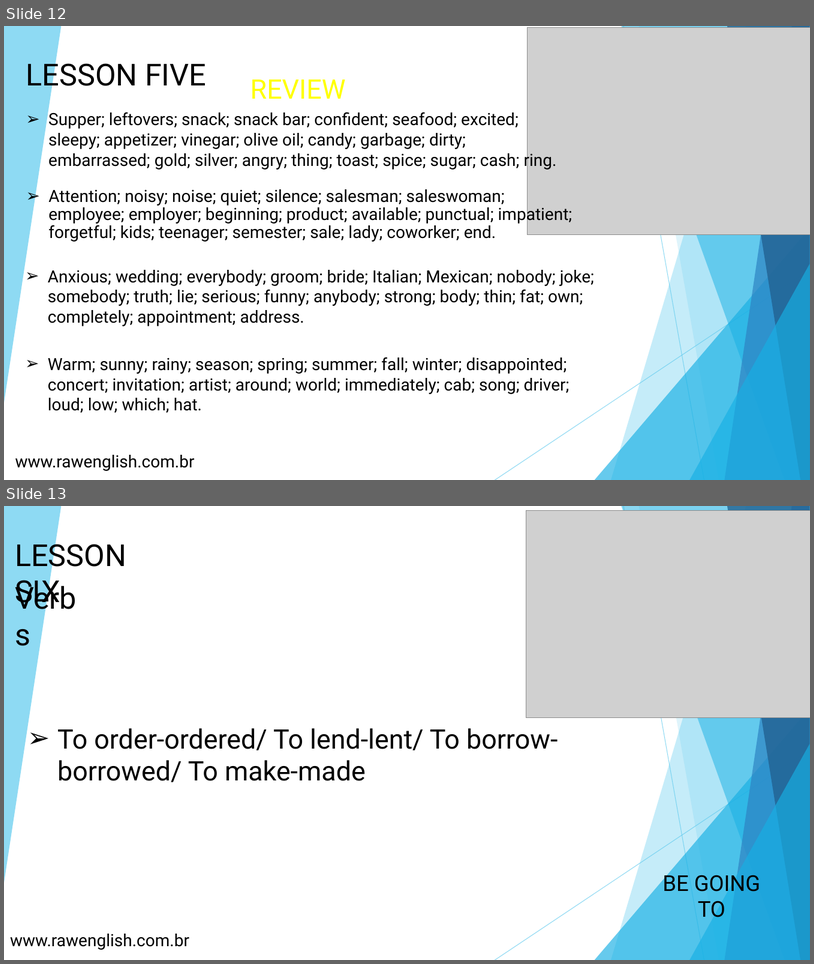
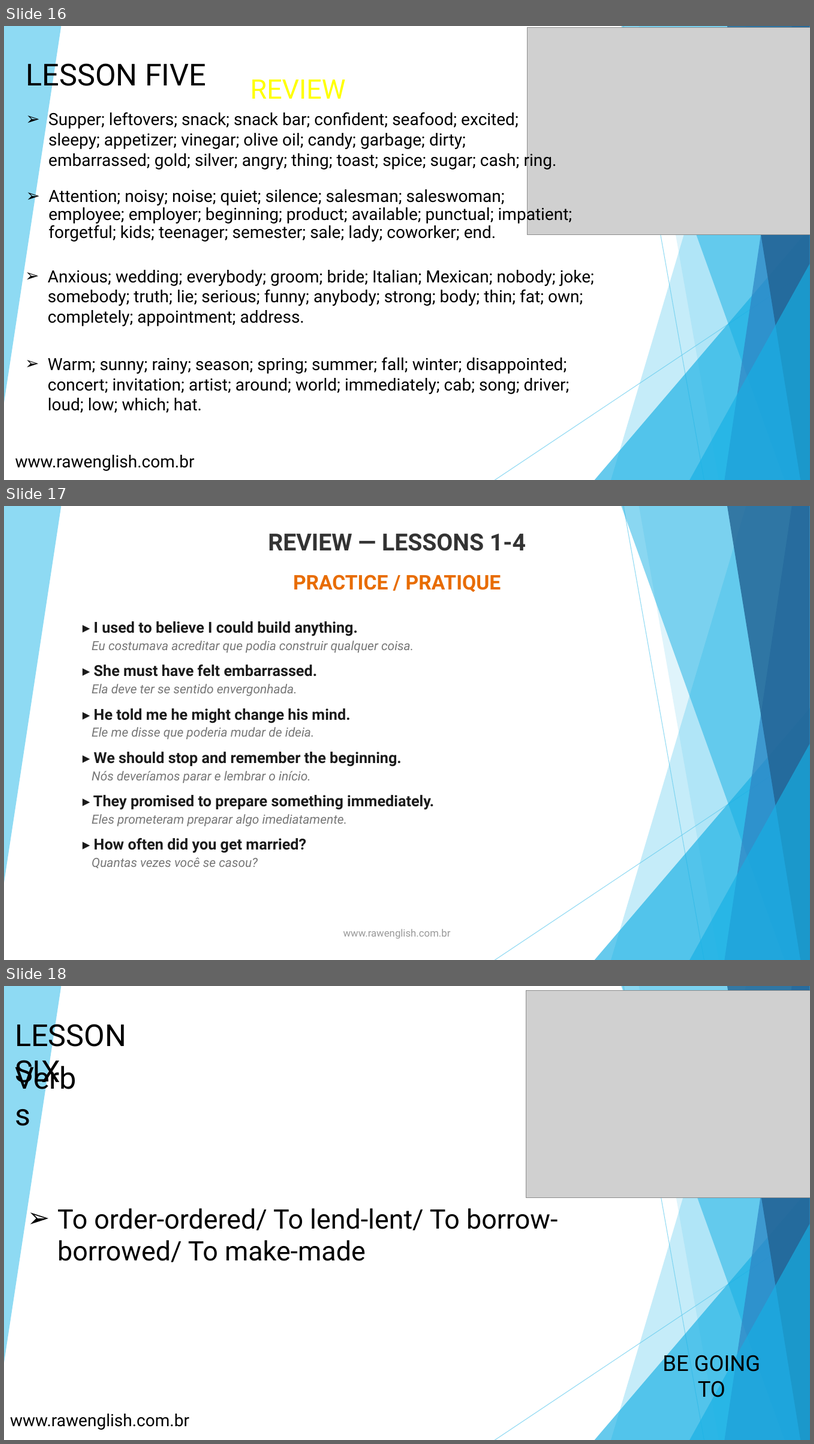
Before and after one commit to rawdre/ai-consulting, a slide deck: books/book-three-raw-english.pptx. Shown one above the other, each under a label of ours: slides 12 and 13 before the commit, slides 16, 17 and 18 after it. The pictures are 814x964 and 814x1444 pixels, drawn with LibreOffice and Linux fonts; fonts in the diff are those of the drawing; grey boxes stand for pictures. Boxes give left, top, right and bottom in pixels: in the first picture for what was removed or moved away, otherwise in the second. Text is boxed around its words. In the diff, an @@ line names an element or a change of style, - is before the commit and + after.

Commit message:
Update Book Three to enhanced version (34 slides, fixes + practice + lesson renumbering)

```diff
--- a/books/book-three-raw-english.pptx
+++ b/books/book-three-raw-english.pptx
@@ slide 17 added at box(4, 506, 810, 960), background #FFFFFF; not listed: 10 template elements that a slide beside it also shows @@
@@ text added at box(268, 533, 526, 551), 28 pt, text #333333, bold @@
+REVIEW — LESSONS 1-4
@@ text added at box(293, 574, 501, 592), 24 pt, text #E86C00, bold @@
+PRACTICE / PRATIQUE
@@ text added at box(92, 621, 434, 868), 15 pt, text #777777, italic @@
+▸ I used to believe I could build anything.
+Eu costumava acreditar que podia construir qualquer coisa.
+▸ She must have felt embarrassed.
+Ela deve ter se sentido envergonhada.
+▸ He told me he might change his mind.
+Ele me disse que poderia mudar de ideia.
+▸ We should stop and remember the beginning.
+Nós deveríamos parar e lembrar o início.
+▸ They promised to prepare something immediately.
+Eles prometeram preparar algo imediatamente.
+▸ How often did you get married?
+Quantas vezes você se casou?
@@ text added at box(344, 928, 451, 939), 12 pt, text #999999 @@
+www.rawenglish.com.br
@@ what was slide 12 is now slide 16 @@
@@ what was slide 13 is now slide 18 @@
```
Also in this commit, not shown: 7 slides changed, 9 other slides added.
